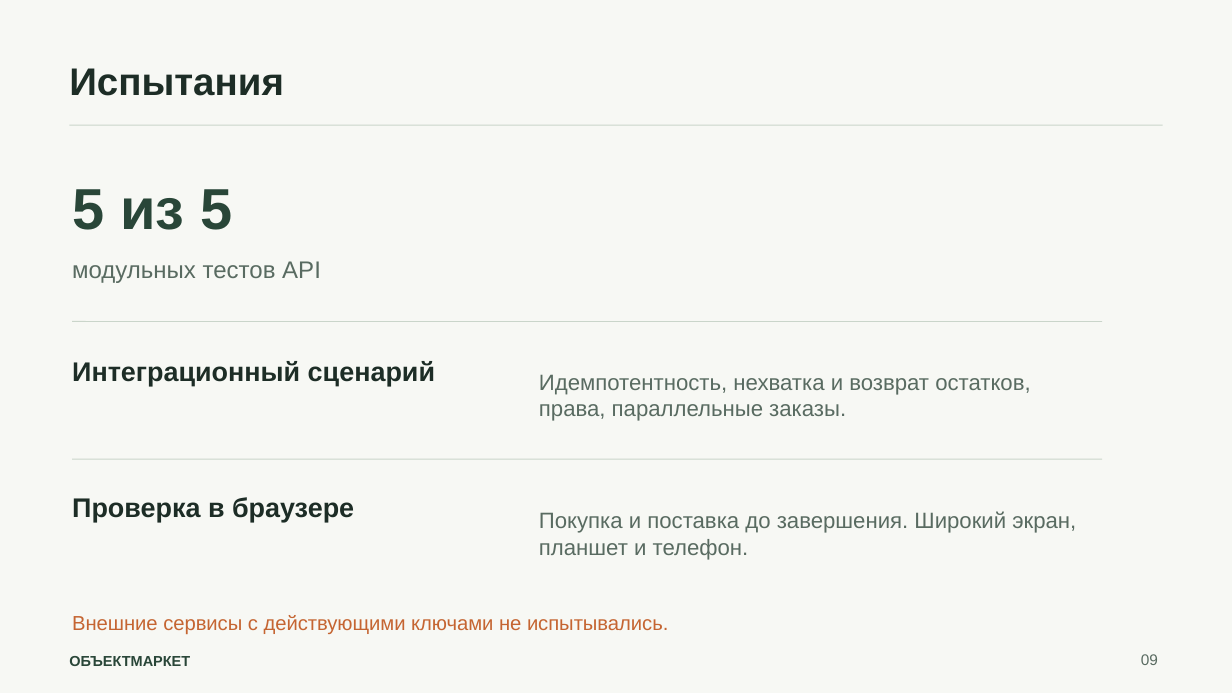
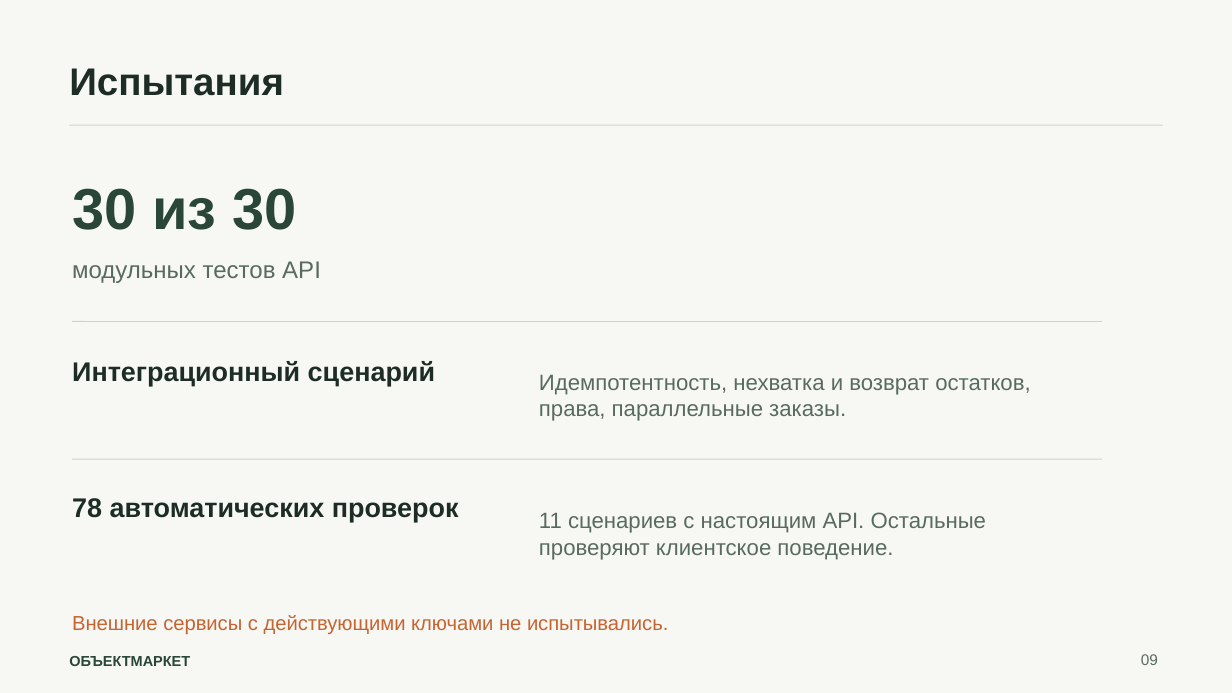
Before and after one commit to SleNdd/construction-supply-marketplace, a slide deck: slide 9 of docs/presentation/output/ОбъектМаркет_Защита_ВКР.pptx. Drawn at 1232x693 pixels with LibreOffice and Linux fonts; fonts in the diff are those of the drawing. Boxes give left, top, right and bottom in pixels: in the first picture for what was removed or moved away, otherwise in the second. Text is boxed around its words. In the diff, an @@ line names an element or a change of style, - is before the commit and + after.

```diff
--- a/docs/presentation/output/ОбъектМаркет_Защита_ВКР.pptx
+++ b/docs/presentation/output/ОбъектМаркет_Защита_ВКР.pptx
@@ text at box(72, 188, 297, 230): text changed @@
-5 из 5
+30 из 30
@@ text at box(72, 498, 459, 523): text changed @@
-Проверка в браузере
+78 автоматических проверок
@@ text at box(539, 512, 987, 560): text changed @@
-Покупка и поставка до завершения. Широкий экран, планшет и телефон.
+11 сценариев с настоящим API. Остальные проверяют клиентское поведение.
```
Also in this commit, not shown: 3 other slides changed, 21 other files.
